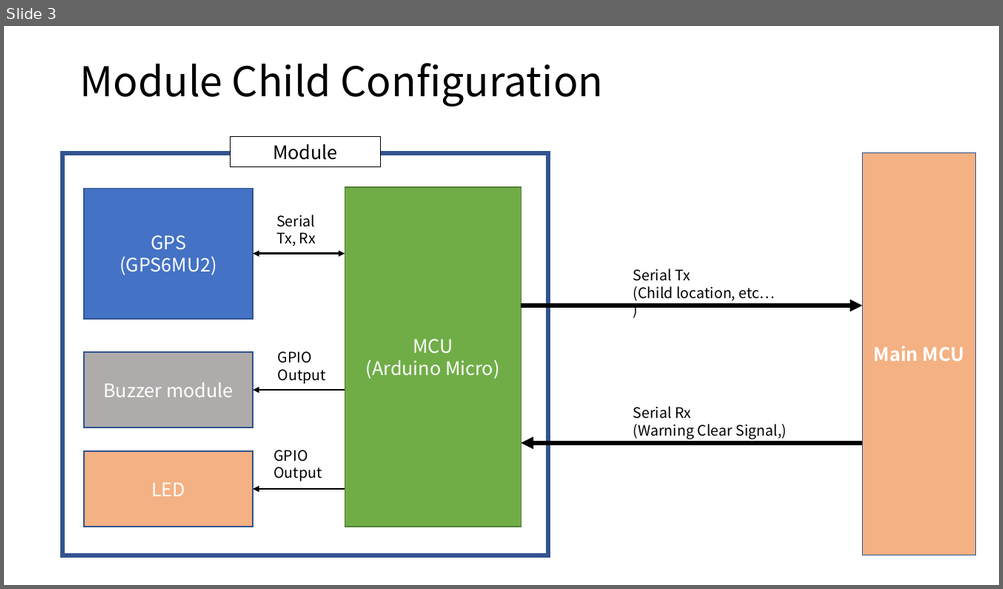
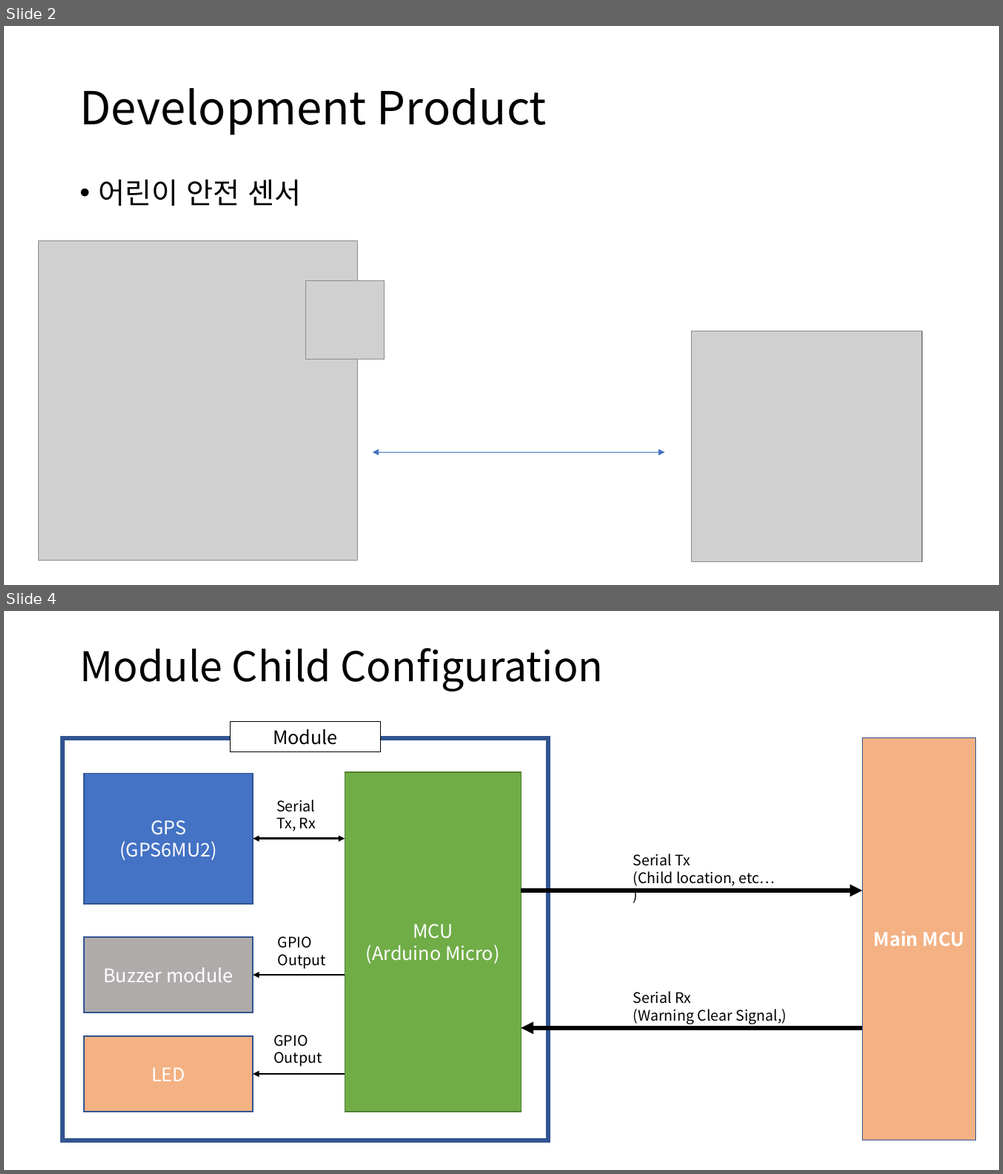
Before and after one commit to kimkyowon/Physical_Computing_Final, a slide deck: Physical_Computing/Documents/Physical Computing.pptx. Shown one above the other, each under a label of ours: slide 3 before the commit, slides 2 and 4 after it; the slides between them are not shown. The pictures are 1003x589 and 1003x1174 pixels, drawn with LibreOffice and Linux fonts; fonts in the diff are those of the drawing; grey boxes stand for pictures. Boxes give left, top, right and bottom in pixels: in the first picture for what was removed or moved away, otherwise in the second. Text is boxed around its words. In the diff, an @@ line names an element or a change of style, - is before the commit and + after.

```diff
--- a/Physical_Computing/Documents/Physical Computing.pptx
+++ b/Physical_Computing/Documents/Physical Computing.pptx
@@ slide 2 added at (x1=4, y1=26, x2=999, y2=585), background #FFFFFF @@
@@ title added at (x1=79, y1=88, x2=546, y2=135), 44 pt, text #000000 @@
+Development Product
@@ text added at (x1=99, y1=179, x2=301, y2=206), 28 pt, text #000000 @@
+• 어린이 안전 센서
@@ picture added at (x1=38, y1=241, x2=358, y2=561) @@
@@ picture added at (x1=305, y1=281, x2=384, y2=360) @@
@@ picture added at (x1=691, y1=331, x2=922, y2=562) @@
@@ double arrow added from (373, 453) to (664, 453), #4472C4 0.5 pt @@
@@ what was slide 3 is now slide 4 @@
```
Also in this commit, not shown: 2 slides changed, 3 other slides added.
